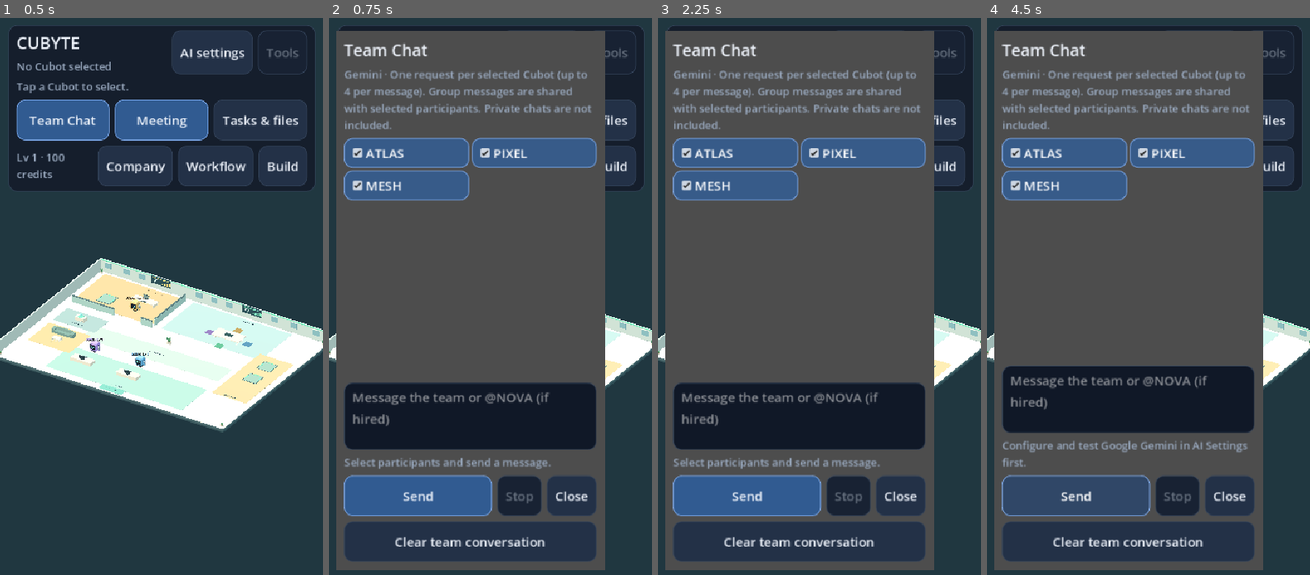
Above: before the commit, frames 1-4 (left to right).
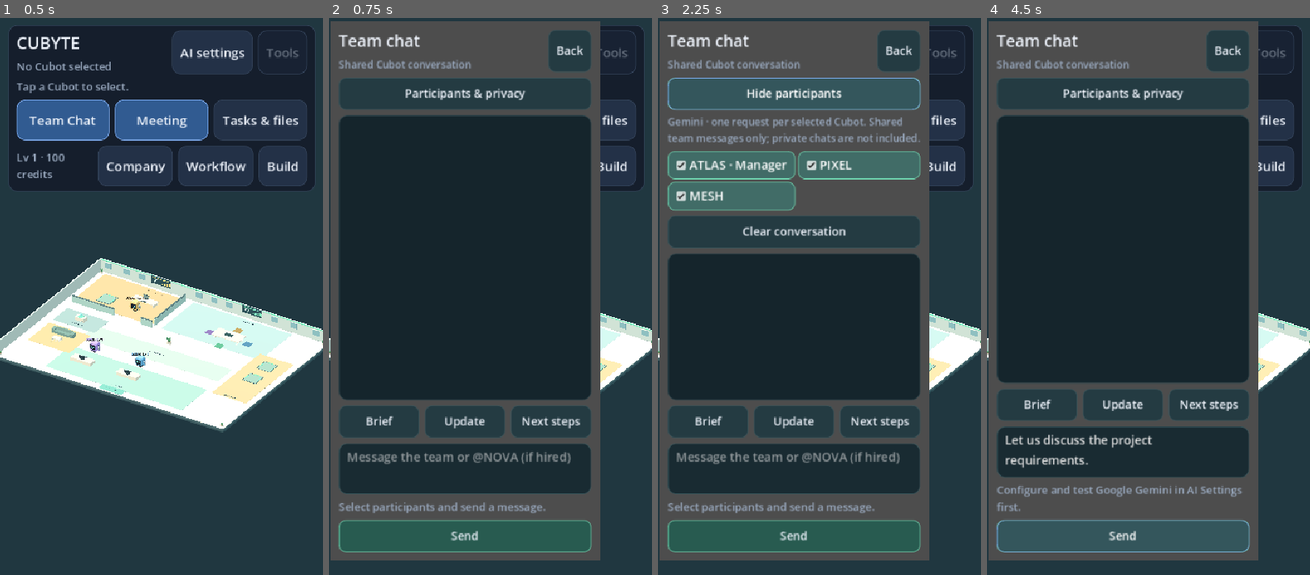
Above: after the commit, the same moments.

Repository: joparoxxx/VOXHAVEN
Game: Godot game, scene res://scenes/office.tscn
Two runs of this game, one before a commit and one after it. Both use one fixed random seed, a clock stepped at 60 frames per second and the inputs below.
Inputs (mouse positions are in pixels of both pictures, inside the frame that each line leads up to):
- Up to frame 1 (0.5 s): no input
- Up to frame 2 (0.75 s): click "Team Chat" at 0.5 s
- Up to frame 3 (2.25 s): click "Meeting" at 1.25 s; click (793, 95) at 2 s, where only the run after the commit has a clickable "Participants & privacy"
- Up to frame 4 (4.5 s): click (1122, 95) at 2.75 s, where only the run after the commit has a clickable "Hide participants"; click (1035, 419) at 3.5 s, where only the run after the commit has a clickable "Brief"; click "Send" at 4.25 s

Frame 1 is identical in both runs. In frame 2, 71% of the frame differs, in the area x 0-86%, y 0-100%; in frame 3, 65%; in frame 4, 72%.

Commit message:
feat(chat): redesign private, team and meeting chat with mobile message bubbles and quick actions [skip ci]

Diff:
--- a/game/scenes/ai_console.gd
+++ b/game/scenes/ai_console.gd
@@ -27,6 +27,7 @@
 var personal_fields: VBoxContainer
 const Identity = preload("res://core/cubot_identity.gd")
 const UI = preload("res://ui/mobile_theme.gd")
+const ChatView = preload("res://ui/chat_timeline.gd")
 signal proposal_approved(robot_id: String, tool: String, payload: String, worker_id: String)
 signal voice_reply(id: String, line: String)
 var roster
@@ -51,7 +52,8 @@
 var connection: Label
 var status: Label
 var settings_status: Label
-var transcript: RichTextLabel
+var transcript: ScrollContainer
+var quick_actions: HBoxContainer
 var prompt_box: TextEdit
 var model_editor: LineEdit
 var key_editor: LineEdit
@@ -82,36 +84,34 @@
 	UI.configure_modal(self)
 	close_requested.connect(hide)
 	var margin := MarginContainer.new()
-	margin.theme = UI.make_theme()
+	margin.theme = ChatView.chat_theme()
 	margin.set_anchors_and_offsets_preset(Control.PRESET_FULL_RECT)
 	for side in ["left", "top", "right", "bottom"]:
 		margin.add_theme_constant_override("margin_" + side, 12)
 	add_child(margin)
 	var root := VBoxContainer.new()
 	margin.add_child(root)
+	var header_card := PanelContainer.new()
+	root.add_child(header_card)
 	var header := HBoxContainer.new()
-	root.add_child(header)
+	header_card.add_child(header)
 	var identity_column := VBoxContainer.new()
 	identity_column.size_flags_horizontal = Control.SIZE_EXPAND_FILL
 	header.add_child(identity_column)
 	heading = UI.label("Cubot", 25)
 	identity_column.add_child(heading)
-	subtitle = UI.label("OpenAI", 17, UI.MUTED)
+	subtitle = UI.label("Private conversation", 16, UI.MUTED)
 	identity_column.add_child(subtitle)
-	settings_button = UI.button("Settings", _show_settings)
+	settings_button = ChatView.compact_button("AI settings", _show_settings)
 	header.add_child(settings_button)
-	header.add_child(UI.button("Close", hide))
+	header.add_child(ChatView.compact_button("Back", hide))
 	chat_page = VBoxContainer.new()
 	chat_page.size_flags_vertical = Control.SIZE_EXPAND_FILL
 	root.add_child(chat_page)
 	var chat_surface := PanelContainer.new()
 	chat_surface.size_flags_vertical = Control.SIZE_EXPAND_FILL
 	chat_page.add_child(chat_surface)
-	transcript = RichTextLabel.new()
-	transcript.add_theme_font_size_override("normal_font_size", 20)
-	transcript.scroll_following = true
-	transcript.selection_enabled = true
-	transcript.custom_minimum_size.y = 75
+	transcript = ChatView.new()
 	chat_surface.add_child(transcript)
 	proposal_panel = PanelContainer.new()
 	chat_page.add_child(proposal_panel)
@@ -130,17 +130,23 @@
 	proposal_row.add_child(reject_button)
 	proposal_row.add_child(approve_button)
 	proposal_panel.hide()
+	quick_actions = HBoxContainer.new()
+	chat_page.add_child(quick_actions)
+	for item in [["Update","Give me a concise progress update."],["Plan","Create a practical task plan."],["Help","What can you help me with?"]]:
+		var chip := ChatView.compact_button(str(item[0]),_fill_prompt.bind(str(item[1])))
+		chip.size_flags_horizontal = Control.SIZE_EXPAND_FILL
+		quick_actions.add_child(chip)
 	var composer := HBoxContainer.new()
 	chat_page.add_child(composer)
 	prompt_box = TextEdit.new()
 	prompt_box.placeholder_text = "Message this Cubot..."
 	prompt_box.wrap_mode = TextEdit.LINE_WRAPPING_BOUNDARY
-	prompt_box.custom_minimum_size.y = 92
+	prompt_box.custom_minimum_size.y = 80
 	prompt_box.size_flags_horizontal = Control.SIZE_EXPAND_FILL
 	composer.add_child(prompt_box)
-	ask_button = UI.button("Send", _ask, true)
+	ask_button = ChatView.compact_button("Send", _ask, true)
 	composer.add_child(ask_button)
-	cancel_button = UI.button("Stop", _cancel)
+	cancel_button = ChatView.compact_button("Stop", _cancel)
 	composer.add_child(cancel_button)
 	status = UI.label("", 16, UI.MUTED)
 	chat_page.add_child(status)
@@ -281,10 +287,10 @@
 	heading.text = id.to_upper()
 	subtitle.text = "Cubot  /  " + str(profile.get("role", ""))
 	title = "Chat | " + id.to_upper()
-	status.text = "Ask your Cubot a question."
+	status.text = "Ready · private conversation"
 	_draw_history()
 	_show_chat()
-	UI.show_modal(self)
+	UI.show_modal(self,0.99)
 
 func show_settings_for(id: String) -> void:
 	if online_busy:
@@ -298,7 +304,7 @@
 		heading.text = "AI settings"
 		subtitle.text = "AI access · Shared by all Cubots"
 		title = "CUBYTE | AI settings"
-		UI.show_modal(self)
+		UI.show_modal(self,0.99)
 	_show_settings()
 
 func _show_settings() -> void:
@@ -603,21 +609,17 @@
 func _draw_history() -> void:
 	if not is_instance_valid(transcript):
 		return
-	transcript.clear()
+	transcript.call("clear")
 	var turns: Array = histories.get(robot_id, [])
 	if turns.is_empty() and not online_busy:
-		transcript.add_text("Start a conversation with " + robot_id.to_upper() + ".\n")
+		transcript.call("add_message","office","Start a private conversation with " + robot_id.to_upper() + ".")
 	for turn in turns:
-		transcript.push_color(UI.ACCENT)
-		transcript.add_text("YOU\n")
-		transcript.pop()
-		transcript.add_text(str(turn["user"]) + "\n\n")
-		transcript.push_color(Color("#a8d9be"))
-		transcript.add_text(robot_id.to_upper() + "\n")
-		transcript.pop()
-		transcript.add_text(str(turn["assistant"]) + "\n\n")
+		transcript.call("add_message","you",str(turn["user"]))
+		transcript.call("add_message",robot_id,str(turn["assistant"]))
 	if online_busy and online_operation == "ask":
-		transcript.add_text("YOU\n" + question + "\n\n" + robot_id.to_upper() + " is thinking...")
+		transcript.call("add_message","you",question)
+		transcript.call("add_message",robot_id,"Thinking…")
+	transcript.call("to_bottom")
 	proposal_panel.visible = not pending.is_empty()
 	proposal_text.clear()
 	if not pending.is_empty():
@@ -659,6 +661,8 @@
 	clear_history_button.disabled = online_busy or robot_id.is_empty()
 	back_button.disabled = online_busy
 	prompt_box.editable = not online_busy
+	for chip in quick_actions.get_children():
+		chip.disabled = online_busy or not pending.is_empty()
 	cancel_button.visible = online_busy and online_operation == "ask"
 	approve_button.disabled = online_busy or pending.is_empty()
 	reject_button.disabled = online_busy
@@ -773,3 +777,8 @@
 		_show_chat()
 	else:
 		hide()
+
+func _fill_prompt(value: String) -> void:
+	if not online_busy and pending.is_empty():
+		prompt_box.text = value
+		prompt_box.grab_focus()
--- a/game/scenes/team_chat.gd
+++ b/game/scenes/team_chat.gd
@@ -3,6 +3,7 @@
 const Online = preload("res://core/online_ai.gd")
 const Identity = preload("res://core/cubot_identity.gd")
 const UI = preload("res://ui/mobile_theme.gd")
+const ChatView = preload("res://ui/chat_timeline.gd")
 const Policy = preload("res://core/ai_policy.gd")
 const Tools = preload("res://core/tool_registry.gd")
 signal proposal_approved(robot_id: String, tool: String, payload: String, worker_id: String)
@@ -32,7 +33,10 @@
 var reject: Button
 const IDS := ["atlas", "pixel", "mesh", "nova"]
 var console: Object
-var transcript: RichTextLabel
+var transcript: ScrollContainer
+var quick_actions: HBoxContainer
+var participants_panel: VBoxContainer
+var participant_toggle: Button
 var input: TextEdit
 var status: Label
 var send: Button
@@ -58,14 +62,21 @@
 	size = Vector2i(450, 860)
 	close_requested.connect(_close)
 	var margin := MarginContainer.new()
-	margin.theme = UI.make_theme()
+	margin.theme = ChatView.chat_theme()
 	margin.set_anchors_and_offsets_preset(Control.PRESET_FULL_RECT)
 	for side in ["left", "right", "top", "bottom"]:
 		margin.add_theme_constant_override("margin_" + side, 12)
 	add_child(margin)
 	var column := VBoxContainer.new()
 	margin.add_child(column)
-	column.add_child(UI.label("Project meeting" if meeting_mode else "Team Chat", 24))
+	var header := HBoxContainer.new()
+	column.add_child(header)
+	var header_text := VBoxContainer.new()
+	header_text.size_flags_horizontal = Control.SIZE_EXPAND_FILL
+	header.add_child(header_text)
+	header_text.add_child(UI.label("Project meeting" if meeting_mode else "Team chat",24))
+	header_text.add_child(UI.label("ATLAS · project manager" if meeting_mode else "Shared Cubot conversation",15,UI.MUTED))
+	header.add_child(ChatView.compact_button("Back",_close))
 	if meeting_mode:
 		project_editor = LineEdit.new()
 		project_editor.max_length = 64
@@ -73,27 +84,32 @@
 		column.add_child(project_editor)
 		var project_row := HBoxContainer.new()
 		column.add_child(project_row)
-		project_row.add_child(UI.button("New project", _new_project))
-		project_row.add_child(UI.button("History", _show_archive))
-		review_button = UI.button("Review outputs", _review_outputs)
-		column.add_child(review_button)
-	column.add_child(UI.label("Gemini · One request per selected Cubot (up to 4 per message). Group messages are shared with selected participants. Private chats are not included.", 16, UI.MUTED))
+		project_row.add_child(ChatView.compact_button("New", _new_project))
+		project_row.add_child(ChatView.compact_button("History", _show_archive))
+		review_button = ChatView.compact_button("Outputs", _review_outputs)
+		project_row.add_child(review_button)
+	participant_toggle = ChatView.compact_button("Participants & privacy",_toggle_participants)
+	column.add_child(participant_toggle)
+	participants_panel = VBoxContainer.new()
+	column.add_child(participants_panel)
+	participants_panel.add_child(UI.label("Gemini · one request per selected Cubot. Shared team messages only; private chats are not included.",15,UI.MUTED))
 	var row := GridContainer.new()
 	row.columns = 2
-	column.add_child(row)
+	participants_panel.add_child(row)
 	for id in IDS:
 		var check := CheckBox.new()
-		check.text = id.to_upper()
+		check.text = id.to_upper() + (" · Manager" if id == "atlas" else "")
 		check.button_pressed = true
 		check.visible = id != "nova"
 		check.size_flags_horizontal = Control.SIZE_EXPAND_FILL
 		row.add_child(check)
 		members[id] = check
-	transcript = RichTextLabel.new()
-	transcript.selection_enabled = true
-	transcript.scroll_following = true
-	transcript.size_flags_vertical = Control.SIZE_EXPAND_FILL
-	column.add_child(transcript)
+	participants_panel.hide()
+	var chat_surface := PanelContainer.new()
+	chat_surface.size_flags_vertical = Control.SIZE_EXPAND_FILL
+	column.add_child(chat_surface)
+	transcript = ChatView.new()
+	chat_surface.add_child(transcript)
 	proposal_box = VBoxContainer.new()
 	column.add_child(proposal_box)
 	proposal_label = RichTextLabel.new()
@@ -108,28 +124,37 @@
 	approval_row.add_child(approve)
 	approval_row.add_child(reject)
 	proposal_box.hide()
+	quick_actions = HBoxContainer.new()
+	column.add_child(quick_actions)
+	for item in [["Brief","Let us discuss the project requirements."],["Update","Summarize progress and any blockers."],["Next steps","Recommend the next concrete steps."]]:
+		var chip := ChatView.compact_button(str(item[0]),_fill_prompt.bind(str(item[1])))
+		chip.size_flags_horizontal = Control.SIZE_EXPAND_FILL
+		quick_actions.add_child(chip)
 	input = TextEdit.new()
 	input.placeholder_text = "Message the team or @NOVA (if hired)"
 	input.wrap_mode = TextEdit.LINE_WRAPPING_BOUNDARY
-	input.custom_minimum_size.y = 100
+	input.custom_minimum_size.y = 76
 	column.add_child(input)
 	status = UI.label("Select participants and send a message.", 16, UI.MUTED)
 	column.add_child(status)
 	var actions := HBoxContainer.new()
 	column.add_child(actions)
-	send = UI.button("Send", _start, true)
+	send = ChatView.compact_button("Send", _start, true)
 	send.size_flags_horizontal = Control.SIZE_EXPAND_FILL
 	actions.add_child(send)
-	stop = UI.button("Stop", _stop)
+	stop = ChatView.compact_button("Stop", _stop)
 	actions.add_child(stop)
-	actions.add_child(UI.button("Close", _close))
-	if meeting_mode:
-		plan_button = UI.button("ATLAS: draft project plan", _draft_plan, true)
-		column.add_child(plan_button)
-		watch_button = UI.button("Watch 3D meeting", hide)
-		column.add_child(watch_button)
+
+	if meeting_mode:
+		var meeting_actions := HBoxContainer.new()
+		column.add_child(meeting_actions)
+		plan_button = ChatView.compact_button("ATLAS: Draft plan", _draft_plan, true)
+		plan_button.size_flags_horizontal = Control.SIZE_EXPAND_FILL
+		meeting_actions.add_child(plan_button)
+		watch_button = ChatView.compact_button("Watch 3D", hide)
+		meeting_actions.add_child(watch_button)
 	else:
-		column.add_child(UI.button("Clear team conversation", _clear))
+		participants_panel.add_child(ChatView.compact_button("Clear conversation", _clear))
 	http = HTTPRequest.new()
 	http.timeout = 60
 	http.use_threads = true
@@ -149,11 +174,11 @@
 func show_team(source: Object) -> void:
 	if busy:
 		if meeting_mode and not visible:
-			UI.show_modal(self)
+			UI.show_modal(self,0.99)
 		return
 	console = source
 	members["nova"].visible = source.roster.is_active("nova")
-	UI.show_modal(self)
+	UI.show_modal(self,0.99)
 	_refresh()
 
 func _start() -> void:
@@ -288,12 +313,12 @@
 		status.text = "Local team history could not be saved."
 
 func _render() -> void:
-	transcript.clear()
+	transcript.call("clear")
+	if messages.is_empty():
+		transcript.call("add_message","office","Enter a briefing or ask the selected Cubots a question.")
 	for entry in messages:
-		transcript.push_color(UI.ACCENT if entry["sender"] == "you" else Color("#a8d9be"))
-		transcript.add_text(str(entry["sender"]).to_upper() + "\n")
-		transcript.pop()
-		transcript.add_text(str(entry["text"]) + "\n\n")
+		transcript.call("add_message",str(entry["sender"]),str(entry["text"]))
+	transcript.call("to_bottom")
 
 func _wipe() -> void:
 	key = ""
@@ -320,7 +345,7 @@
 	if not busy:
 		_reject()
 		messages.clear()
-		transcript.clear()
+		transcript.call("clear")
 		if not _save():
 			status.text = "Could not clear stored history."
 
@@ -340,6 +365,9 @@
 	if not proposal.is_empty():
 		proposal_label.add_text(proposal_owner.to_upper() + " → " + proposal_worker.to_upper() + " · " + str(proposal["tool"]).to_upper() + "\n" + str(proposal["payload"]))
 	input.editable = not busy
+	stop.visible = busy
+	for chip in quick_actions.get_children():
+		chip.disabled = busy or not proposal.is_empty()
 	if meeting_mode:
 		project_editor.editable = not busy
 		plan_button.disabled = busy or messages.is_empty()
@@ -451,13 +479,14 @@
 func _show_archive() -> void:
 	if busy:
 		return
-	transcript.clear()
+	transcript.call("clear")
+	if archives.is_empty():
+		transcript.call("add_message","office","No archived meetings yet.")
 	for entry in archives:
-		transcript.add_text(str(entry["project"]) + "\n")
+		transcript.call("add_message","office",str(entry["project"]),"Archived project")
 		for line in entry["messages"]:
 			if line is Dictionary:
-				transcript.add_text(str(line.get("sender","")).to_upper() + ": " + str(line.get("text","")).left(2048) + "\n")
-		transcript.add_text("\n")
+				transcript.call("add_message",str(line.get("sender","office")),str(line.get("text","")).left(2048))
 	status.text = "Archived meetings. Send a briefing to return to the active transcript."
 
 func _draft_plan() -> void:
@@ -527,3 +556,12 @@
 	_append("office", overview + "\n" + "\n".join(details).left(1800))
 	input.text = "Review the actual project task states above, identify remaining work and recommend next steps."
 	status.text = "Actual results loaded. Send if you want an AI review; open Tasks & files for artifacts."
+
+func _toggle_participants() -> void:
+	participants_panel.visible = not participants_panel.visible
+	participant_toggle.text = "Hide participants" if participants_panel.visible else "Participants & privacy"
+
+func _fill_prompt(value: String) -> void:
+	if not busy and proposal.is_empty():
+		input.text = value
+		input.grab_focus()
--- /dev/null
+++ b/game/ui/chat_timeline.gd
@@ -0,0 +1,88 @@
+extends ScrollContainer
+## Mobile chat timeline with real selectable plain-text message bubbles.
+const UI = preload("res://ui/mobile_theme.gd")
+const COLORS := {"atlas":Color("#eac678"),"pixel":Color("#bc9ff1"),"mesh":Color("#8bc4ed"),"nova":Color("#70d7b1"),"office":Color("#a5b7bf"),"you":Color("#b7e7d7")}
+var messages: VBoxContainer
+
+static func chat_theme() -> Theme:
+	var theme := UI.make_theme()
+	theme.default_font_size = 18
+	theme.set_stylebox("panel","PanelContainer",UI.surface(Color("#15252c"),12,Color("#2d454c")))
+	theme.set_stylebox("normal","Button",UI.surface(Color("#243b42"),10,Color("#3b555b")))
+	theme.set_stylebox("hover","Button",UI.surface(Color("#34565c"),10,Color("#70d7b1")))
+	theme.set_stylebox("pressed","Button",UI.surface(Color("#416c67"),10,Color("#70d7b1")))
+	theme.set_stylebox("normal","TextEdit",UI.surface(Color("#192b32"),12,Color("#39575d")))
+	theme.set_stylebox("normal","LineEdit",UI.surface(Color("#192b32"),10,Color("#39575d")))
+	return theme
+
+static func compact_button(title_: String, action: Callable, primary: bool = false) -> Button:
+	var button := UI.button(title_,action)
+	button.custom_minimum_size.y = 48
+	button.add_theme_font_size_override("font_size",17)
+	if primary:
+		button.add_theme_stylebox_override("normal",UI.surface(Color("#285b50"),10,Color("#70d7b1")))
+	return button
+
+func _ready() -> void:
+	horizontal_scroll_mode = ScrollContainer.SCROLL_MODE_DISABLED
+	size_flags_vertical = Control.SIZE_EXPAND_FILL
+	custom_minimum_size.y = 100
+	var margin := MarginContainer.new()
+	margin.size_flags_horizontal = Control.SIZE_EXPAND_FILL
+	for side in ["top","bottom","left","right"]:
+		margin.add_theme_constant_override("margin_" + side,8)
+	add_child(margin)
+	messages = VBoxContainer.new()
+	messages.size_flags_horizontal = Control.SIZE_EXPAND_FILL
+	messages.add_theme_constant_override("separation",10)
+	margin.add_child(messages)
+
+func clear() -> void:
+	if not is_instance_valid(messages):
+		return
+	for child in messages.get_children():
+		messages.remove_child(child)
+		child.queue_free()
+
+func add_message(sender: String, content: String, label_: String = "") -> void:
+	if not is_instance_valid(messages):
+		return
+	var own := sender == "you"
+	var system := sender == "office"
+	var accent: Color = COLORS.get(sender,UI.MUTED)
+	var row := HBoxContainer.new()
+	row.add_theme_constant_override("separation",6)
+	messages.add_child(row)
+	var spacer := Control.new()
+	spacer.custom_minimum_size.x = 38 if not system else 8
+	if own:
+		row.add_child(spacer)
+	var bubble := PanelContainer.new()
+	bubble.size_flags_horizontal = Control.SIZE_EXPAND_FILL
+	var fill := Color("#274b43") if own else (Color("#20343b") if not system else Color("#263238"))
+	bubble.add_theme_stylebox_override("panel",UI.surface(fill,12,accent.darkened(0.65)))
+	row.add_child(bubble)
+	if not own:
+		row.add_child(spacer)
+	var stack := VBoxContainer.new()
+	stack.add_theme_constant_override("separation",4)
+	bubble.add_child(stack)
+	var title_ := label_ if not label_.is_empty() else ("You" if own else ("Office" if system else sender.to_upper()))
+	stack.add_child(UI.label(title_,15,accent))
+	var body := RichTextLabel.new()
+	body.bbcode_enabled = false
+	body.fit_content = true
+	body.scroll_active = false
+	body.selection_enabled = true
+	body.autowrap_mode = TextServer.AUTOWRAP_WORD_SMART
+	body.add_theme_font_size_override("normal_font_size",19)
+	body.add_theme_color_override("default_color",UI.INK)
+	body.add_text(content)
+	stack.add_child(body)
+
+func to_bottom() -> void:
+	call_deferred("_scroll_end")
+
+func _scroll_end() -> void:
+	if is_inside_tree():
+		scroll_vertical = int(get_v_scroll_bar().max_value)
